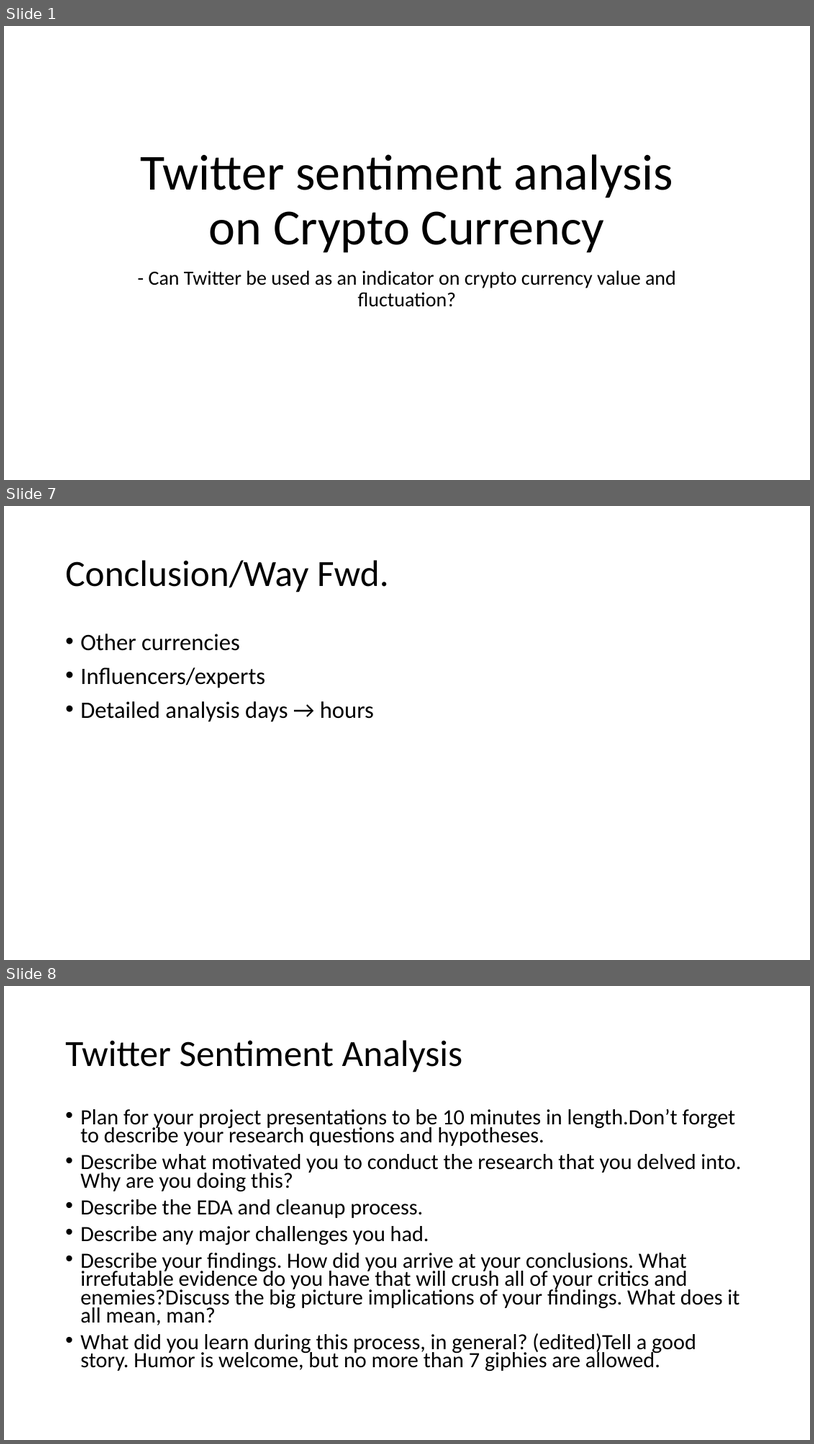
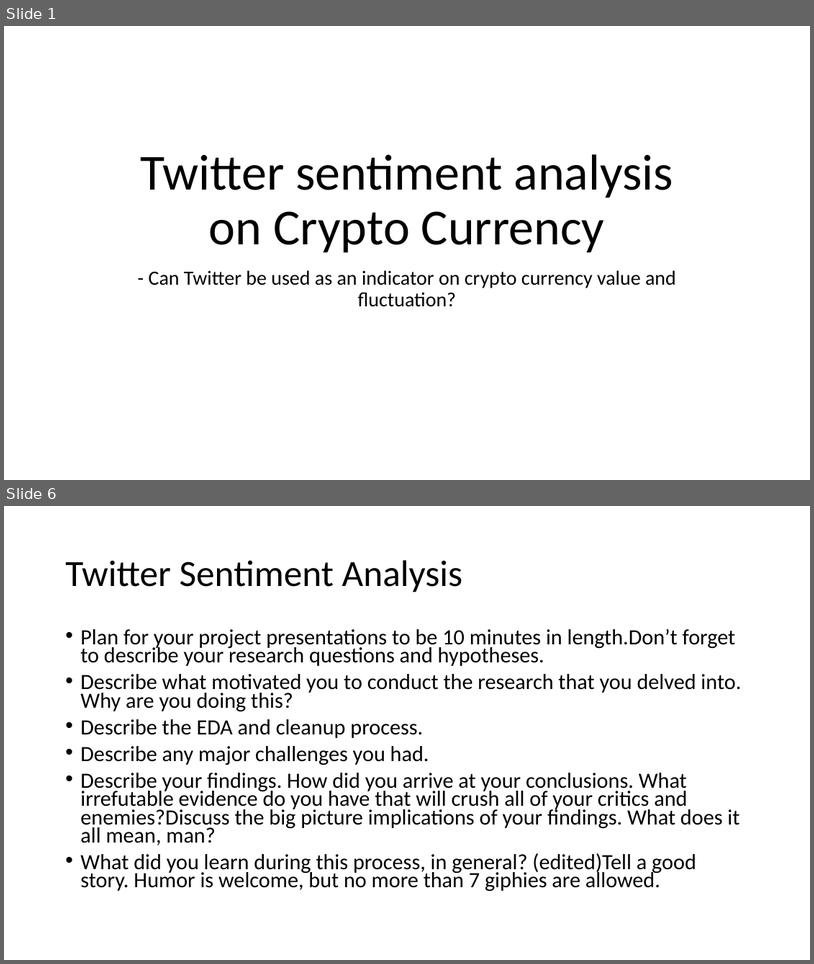
Before and after one commit to Erik-AR/cryptoproject, a slide deck: presentation cyptoproject.pptx. Shown one above the other, each under a label of ours: slides 1, 7 and 8 before the commit, slides 1 and 6 after it; the slides between them are not shown. The pictures are 814x1444 and 814x964 pixels, drawn with LibreOffice and Linux fonts; fonts in the diff are those of the drawing. Boxes give left, top, right and bottom in pixels: in the first picture for what was removed or moved away, otherwise in the second. Text is boxed around its words. In the diff, an @@ line names an element or a change of style, - is before the commit and + after.

```diff
--- a/presentation cyptoproject.pptx
+++ b/presentation cyptoproject.pptx
@@ slide 7 removed at box(4, 506, 810, 960), background #FFFFFF @@
@@ title removed at box(65, 560, 389, 592) @@
-Conclusion/Way Fwd.
@@ text removed at box(80, 633, 374, 722) @@
-• Other currencies
-• Influencers/experts
-• Detailed analysis days → hours
@@ what was slide 8 is now slide 6 @@
```
Also in this commit, not shown: 2 slides changed, 2 slides added, 4 other slides removed, 2 other files.
